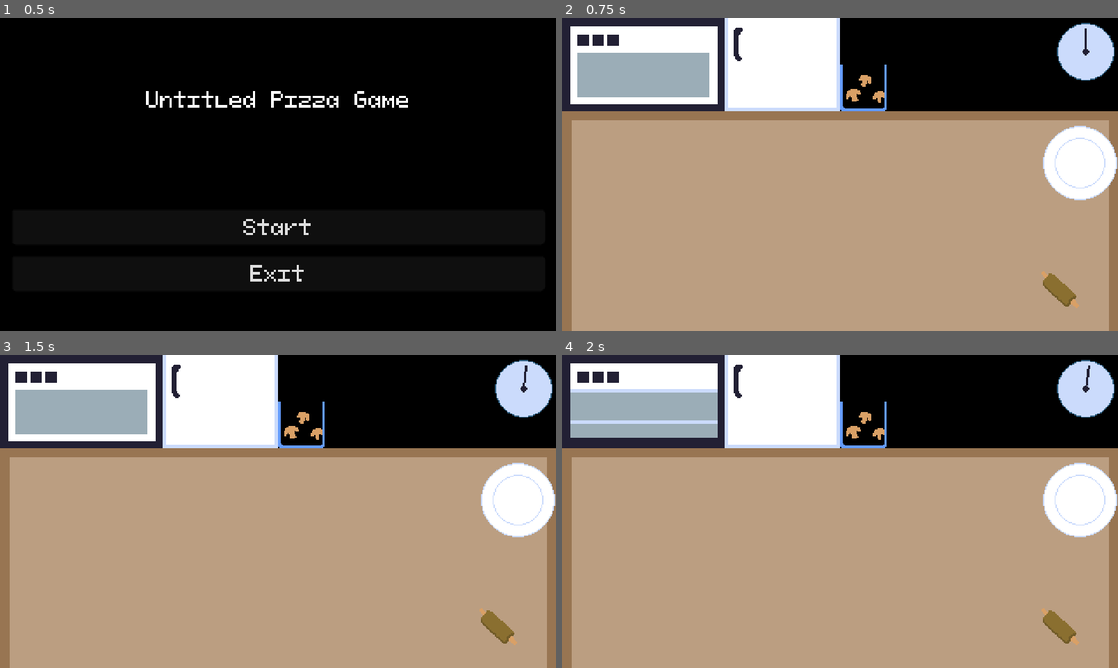
Above: before the commit, frames 1-4 (two rows, left to right).
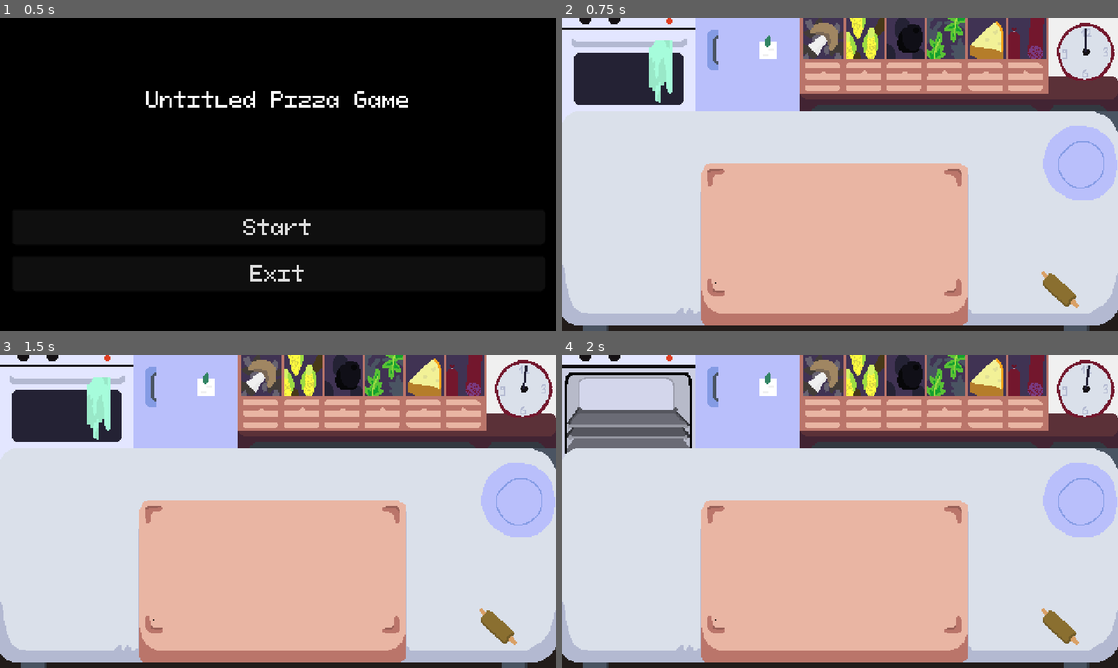
Above: after the commit, the same moments.

Repository: martindzejky/pizza-game
Game: Godot game, scene res://scenes/start.tscn
Two runs of this game, one before a commit and one after it. Both use one fixed random seed, a clock stepped at 60 frames per second and the inputs below.
Inputs (mouse positions are in pixels of both pictures, inside the frame that each line leads up to):
- Up to frame 1 (0.5 s): no input
- Up to frame 2 (0.75 s): click "Start" at 0.5 s
- Up to frame 3 (1.5 s): tap Enter at 1.25 s; move the mouse to (83, 401) at 1.27 s; click (83, 401) at 1.42 s
- Up to frame 4 (2 s): no input

Frame 1 is identical in both runs. In frame 2, 98% of the frame differs, in the area x 0-100%, y 0-100%; in frame 3, 98%; in frame 4, 97%.

Commit message:
redraw all sprites

Diff:
--- a/objects/fridge/fridge.tscn
+++ b/objects/fridge/fridge.tscn
@@ -6,7 +6,7 @@
 [ext_resource type="PackedScene" uid="uid://b3hqp0hbr7y6r" path="res://objects/dough/dough-fridge.tscn" id="4_fe6d4"]
 
 [sub_resource type="RectangleShape2D" id="RectangleShape2D_m5itk"]
-size = Vector2(100, 80)
+size = Vector2(90, 80)
 
 [node name="fridge" type="Sprite2D" groups=["fridge"]]
 texture = ExtResource("1_m8jrv")
@@ -22,10 +22,10 @@
 monitorable = false
 
 [node name="shape" type="CollisionShape2D" parent="clickArea"]
-position = Vector2(-10, 0)
+position = Vector2(-15, 0)
 shape = SubResource("RectangleShape2D_m5itk")
 
 [node name="spawnPoint" type="Marker2D" parent="."]
-position = Vector2(49, 73)
+position = Vector2(42, 52)
 
 [connection signal="input_event" from="clickArea" to="." method="_onInputEvent"]
--- a/objects/mushroom-box/mushroom-box.gd
+++ b/objects/mushroom-box/mushroom-box.gd
@@ -1,4 +1,4 @@
-extends Sprite2D
+extends Node2D
 
 
 @export var ingredient: PackedScene
--- a/objects/mushroom-box/mushroom-box.tscn
+++ b/objects/mushroom-box/mushroom-box.tscn
@@ -1,20 +1,17 @@
-[gd_scene load_steps=5 format=3 uid="uid://dn7bu1xyy7y4y"]
+[gd_scene load_steps=4 format=3 uid="uid://dn7bu1xyy7y4y"]
 
-[ext_resource type="Texture2D" uid="uid://d0rpti4hw6n1c" path="res://sprites/mushroom-box.png" id="1_bmxc0"]
 [ext_resource type="Script" path="res://objects/mushroom-box/mushroom-box.gd" id="2_i2of8"]
 [ext_resource type="PackedScene" uid="uid://4nv348kfwqsq" path="res://objects/mushroom/mushroom.tscn" id="3_uop2w"]
 
 [sub_resource type="RectangleShape2D" id="RectangleShape2D_yt4ro"]
-size = Vector2(40, 40)
+size = Vector2(40, 80)
 
-[node name="mushroom-box" type="Sprite2D"]
-texture = ExtResource("1_bmxc0")
-centered = false
+[node name="mushroom-box" type="Node2D"]
 script = ExtResource("2_i2of8")
 ingredient = ExtResource("3_uop2w")
 
 [node name="clickArea" type="Area2D" parent="."]
-position = Vector2(20, 20)
+position = Vector2(20, 40)
 monitoring = false
 monitorable = false
 
--- a/objects/oven/oven.tscn
+++ b/objects/oven/oven.tscn
@@ -5,7 +5,7 @@
 [ext_resource type="Texture2D" uid="uid://smywby7uqd7g" path="res://sprites/oven-open.png" id="3_0nkvk"]
 
 [sub_resource type="RectangleShape2D" id="RectangleShape2D_p8e28"]
-size = Vector2(140, 80)
+size = Vector2(115.009, 80)
 
 [node name="oven" type="Sprite2D" groups=["oven"]]
 texture = ExtResource("1_38136")
@@ -21,10 +21,10 @@
 monitorable = false
 
 [node name="shape" type="CollisionShape2D" parent="clickArea"]
-position = Vector2(10, 0)
+position = Vector2(-2.49548, 0)
 shape = SubResource("RectangleShape2D_p8e28")
 
 [node name="point" type="Marker2D" parent="."]
-position = Vector2(69, 56)
+position = Vector2(59, 53)
 
 [connection signal="input_event" from="clickArea" to="." method="_onInputEvent"]
--- a/scenes/level.tscn
+++ b/scenes/level.tscn
@@ -6,6 +6,7 @@
 [ext_resource type="PackedScene" uid="uid://dhrhb8gv5s7nu" path="res://objects/fridge/fridge.tscn" id="2_i6w8l"]
 [ext_resource type="PackedScene" uid="uid://dn7bu1xyy7y4y" path="res://objects/mushroom-box/mushroom-box.tscn" id="3_x8ajh"]
 [ext_resource type="PackedScene" uid="uid://dwx6pe72g61d1" path="res://objects/table/table.tscn" id="4_tetf8"]
+[ext_resource type="Texture2D" uid="uid://dce13dywqd8my" path="res://sprites/boxes.png" id="5_2qcfs"]
 
 [node name="level" type="Node"]
 script = ExtResource("1_ybgt5")
@@ -25,14 +26,17 @@
 
 [node name="fridge" parent="top" instance=ExtResource("2_i6w8l")]
 process_priority = 1
-position = Vector2(140, 0)
+position = Vector2(115, 0)
 z_index = 1
 
 [node name="boxes" type="Node2D" parent="top"]
-position = Vector2(240, 0)
+position = Vector2(205, 0)
+
+[node name="sprite" type="Sprite2D" parent="top/boxes"]
+texture = ExtResource("5_2qcfs")
+centered = false
 
 [node name="mushroom-box" parent="top/boxes" instance=ExtResource("3_x8ajh")]
-position = Vector2(0, 40)
 
 [node name="table" parent="." instance=ExtResource("4_tetf8")]
 position = Vector2(0, 80)
Not shown: 1 places in scenes/level.tscn that only renumber resources
Binary file added: sprites/boxes.png
Not shown, added: sprites/boxes.png.import
Binary file changed: sprites/clock.png
Binary file changed: sprites/fridge-open.png
Binary file changed: sprites/fridge.png
Binary file changed: sprites/oven-open.png
Binary file changed: sprites/oven.png
Binary file changed: sprites/plate.png
Binary file changed: sprites/table.png
